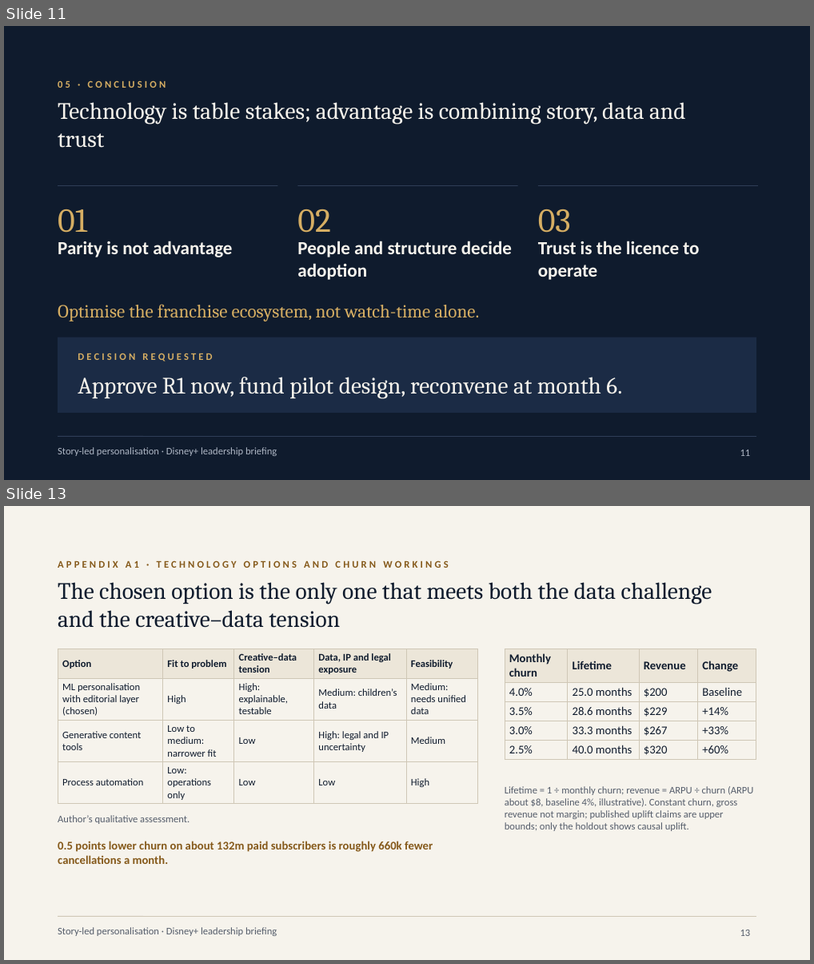
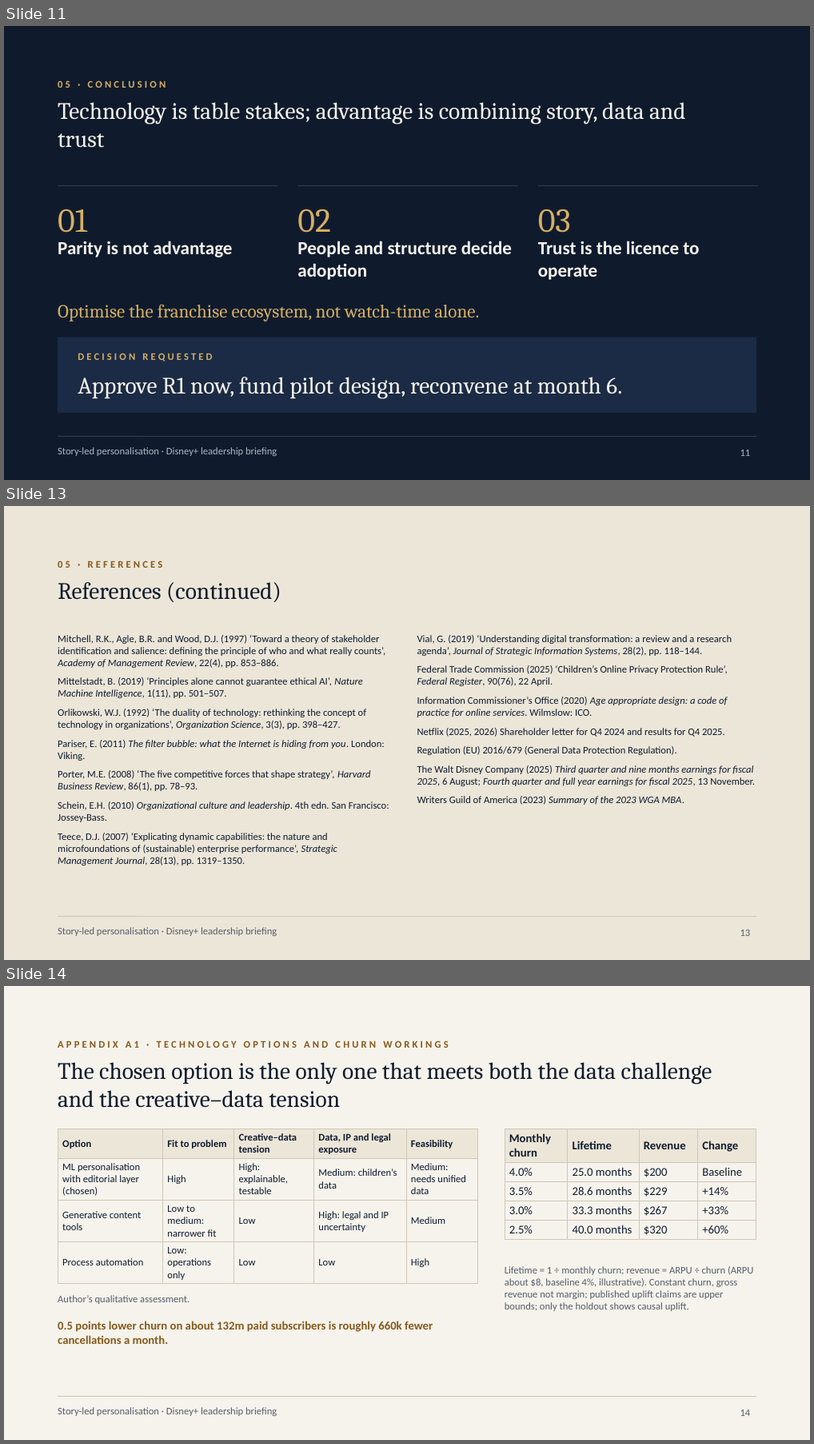
Before and after one commit to karanrg22-svg/skill, a slide deck: output/A_Corporate_Editorial.pptx. Shown one above the other, each under a label of ours: slides 11 and 13 before the commit, slides 11, 13 and 14 after it; the slides between them are not shown. The pictures are 814x964 and 814x1444 pixels, drawn with LibreOffice and Linux fonts; fonts in the diff are those of the drawing. Boxes give left, top, right and bottom in pixels: in the first picture for what was removed or moved away, otherwise in the second. Text is boxed around its words. In the diff, an @@ line names an element or a change of style, - is before the commit and + after.

```diff
--- a/output/A_Corporate_Editorial.pptx
+++ b/output/A_Corporate_Editorial.pptx
@@ slide 13 added at <box>4,506,810,960</box>, background #ECE6D9; not listed: 2 template elements that a slide beside it also shows @@
@@ text added at <box>58,560,163,568</box>, 12 pt, text #85591A, bold @@
+05 · REFERENCES
@@ text added at <box>58,582,282,602</box>, 28 pt, text #0F1B2D @@
+References (continued)
@@ text added at <box>58,635,390,865</box>, 12 pt, text #0F1B2D @@
+Mitchell, R.K., Agle, B.R. and Wood, D.J. (1997) ‘Toward a theory of stakeholder identification and salience: defining the principle of who and what really counts’, Academy of Management Review, 22(4), pp. 853–886.
+Mittelstadt, B. (2019) ‘Principles alone cannot guarantee ethical AI’, Nature Machine Intelligence, 1(11), pp. 501–507.
+Orlikowski, W.J. (1992) ‘The duality of technology: rethinking the concept of technology in organizations’, Organization Science, 3(3), pp. 398–427.
+Pariser, E. (2011) The filter bubble: what the Internet is hiding from you. London: Viking.
+Porter, M.E. (2008) ‘The five competitive forces that shape strategy’, Harvard Business Review, 86(1), pp. 78–93.
+Schein, E.H. (2010) Organizational culture and leadership. 4th edn. San Francisco: Jossey-Bass.
+Teece, D.J. (2007) ‘Explicating dynamic capabilities: the nature and microfoundations of (sustainable) enterprise performance’, Strategic Management Journal, 28(13), pp. 1319–1350.
@@ text added at <box>418,635,755,804</box>, 12 pt, text #0F1B2D @@
+Vial, G. (2019) ‘Understanding digital transformation: a review and a research agenda’, Journal of Strategic Information Systems, 28(2), pp. 118–144.
+Federal Trade Commission (2025) ‘Children’s Online Privacy Protection Rule’, Federal Register, 90(76), 22 April.
+Information Commissioner’s Office (2020) Age appropriate design: a code of practice for online services. Wilmslow: ICO.
+Netflix (2025, 2026) Shareholder letter for Q4 2024 and results for Q4 2025.
+Regulation (EU) 2016/679 (General Data Protection Regulation).
+The Walt Disney Company (2025) Third quarter and nine months earnings for fiscal 2025, 6 August; Fourth quarter and full year earnings for fiscal 2025, 13 November.
+Writers Guild of America (2023) Summary of the 2023 WGA MBA.
@@ page number added at <box>741,929,751,936</box>, 12 pt, text #555D6B @@
+13
@@ what was slide 13 is now slide 14 @@
@@ page number at <box>741,1409,751,1416</box>: text changed @@
-13
+14
```
Also in this commit, not shown: 2 slides changed, 1 other slide added, 1 slide removed, 5 other files.
